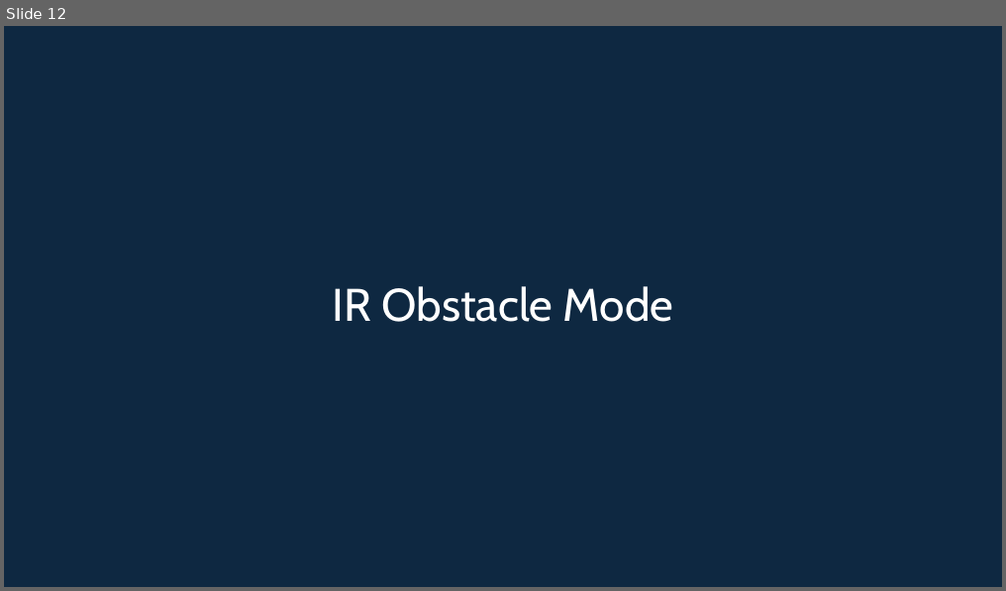
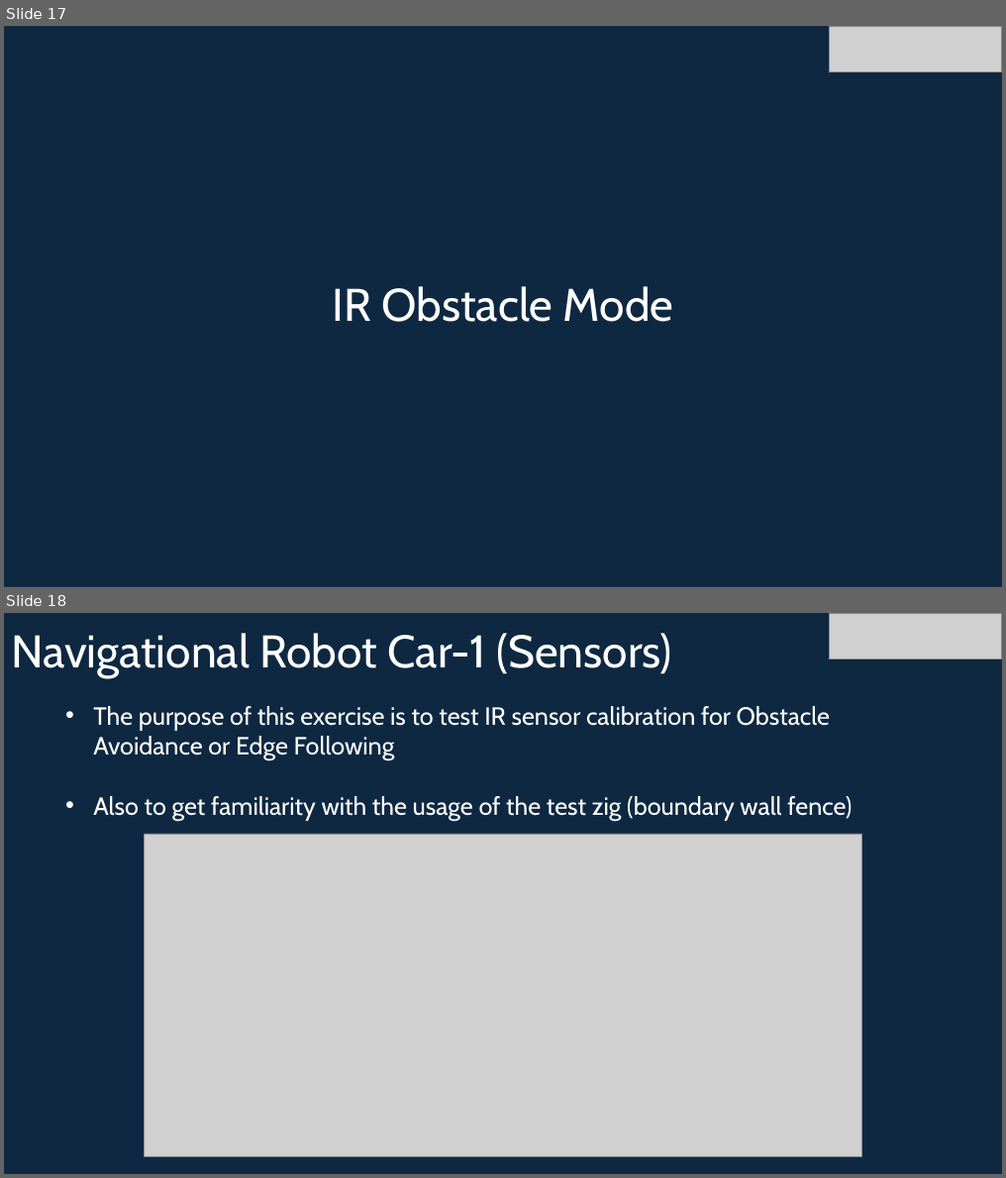
Before and after one commit to info-zas/Training, a slide deck: GPREC/04_Navigational_Robot_Car-1-Sensors/ZASRobotics_Car-1.pptx. Shown one above the other, each under a label of ours: slide 12 before the commit, slides 17 and 18 after it. The pictures are 1006x591 and 1006x1178 pixels, drawn with LibreOffice and Linux fonts; fonts in the diff are those of the drawing; grey boxes stand for pictures. Boxes give left, top, right and bottom in pixels: in the first picture for what was removed or moved away, otherwise in the second. Text is boxed around its words. In the diff, an @@ line names an element or a change of style, - is before the commit and + after.

```diff
--- a/GPREC/04_Navigational_Robot_Car-1-Sensors/ZASRobotics_Car-1.pptx
+++ b/GPREC/04_Navigational_Robot_Car-1-Sensors/ZASRobotics_Car-1.pptx
@@ slide 18 added at [4, 613, 1002, 1174], background #0E2841 @@
@@ title added at [12, 633, 672, 678], 44 pt, text #FFFFFF @@
+Navigational Robot Car-1 (Sensors)
@@ picture added at [829, 613, 1001, 660] @@
@@ text added at [93, 706, 851, 821], 24 pt, text #FFFFFF @@
+• The purpose of this exercise is to test IR sensor calibration for Obstacle Avoidance or Edge Following
+• Also to get familiarity with the usage of the test zig (boundary wall fence)
@@ picture added at [145, 834, 862, 1157] @@
@@ what was slide 12 is now slide 17 @@
@@ slide 17 changed as well @@
@@ picture added at [829, 26, 1001, 73] @@
```
Also in this commit, not shown: 9 other slides changed, 9 other slides added, 3 slides removed, 5 other files.
